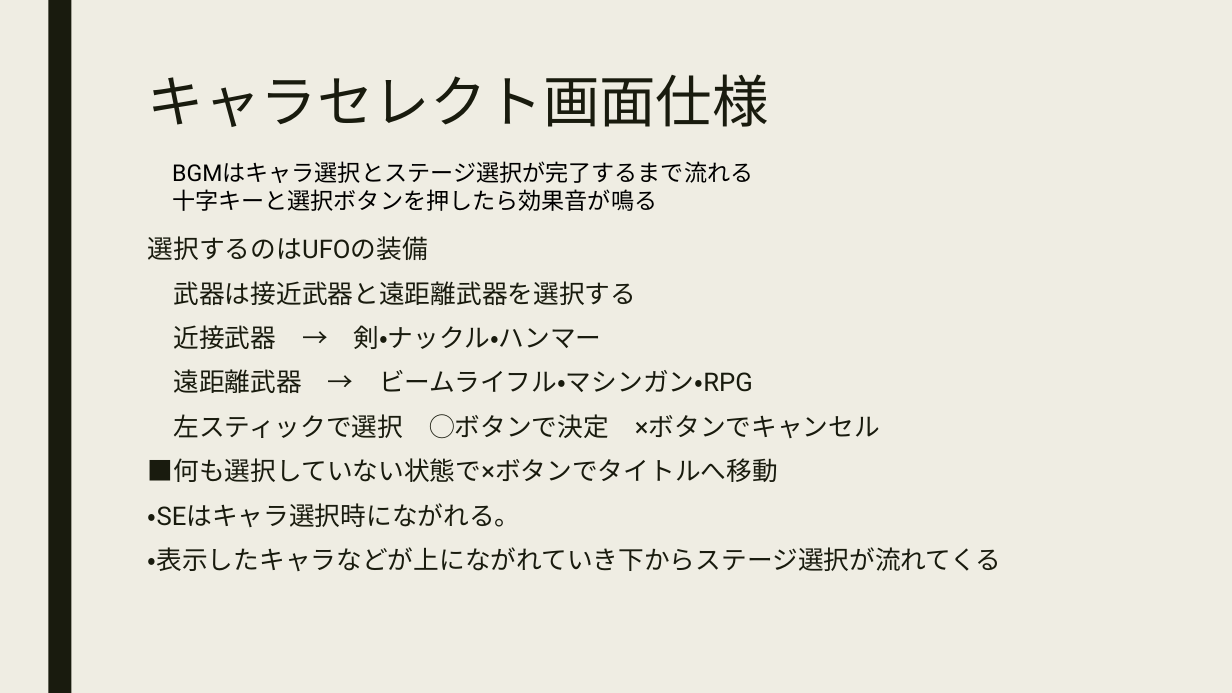
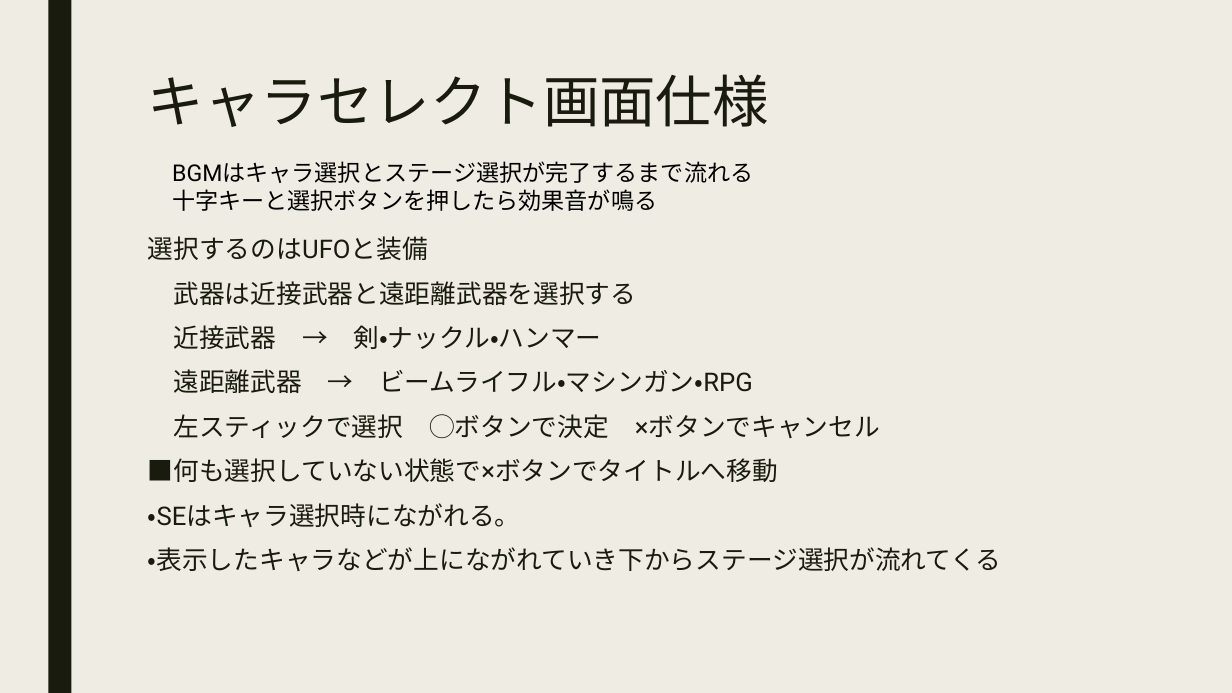
Before and after one commit to Specification/SpaceBattleShip, a slide deck: slide 5 of doc/後期プロゼミ仕様書UFO.pptx. Drawn at 1232x693 pixels with LibreOffice and Linux fonts; fonts in the diff are those of the drawing. Boxes give left, top, right and bottom in pixels: in the first picture for what was removed or moved away, otherwise in the second. Text is boxed around its words. In the diff, an @@ line names an element or a change of style, - is before the commit and + after.

Commit message:
仕様書更新1004

```diff
--- a/doc/後期プロゼミ仕様書UFO.pptx
+++ b/doc/後期プロゼミ仕様書UFO.pptx
@@ text at box(148, 236, 637, 305): text changed @@
-選択するのはUFOの装備
-武器は接近武器と遠距離武器を選択する
+選択するのはUFOと装備
+武器は近接武器と遠距離武器を選択する
```
Also in this commit, not shown: 8 other slides changed, 2 slides added, 1 other file.
